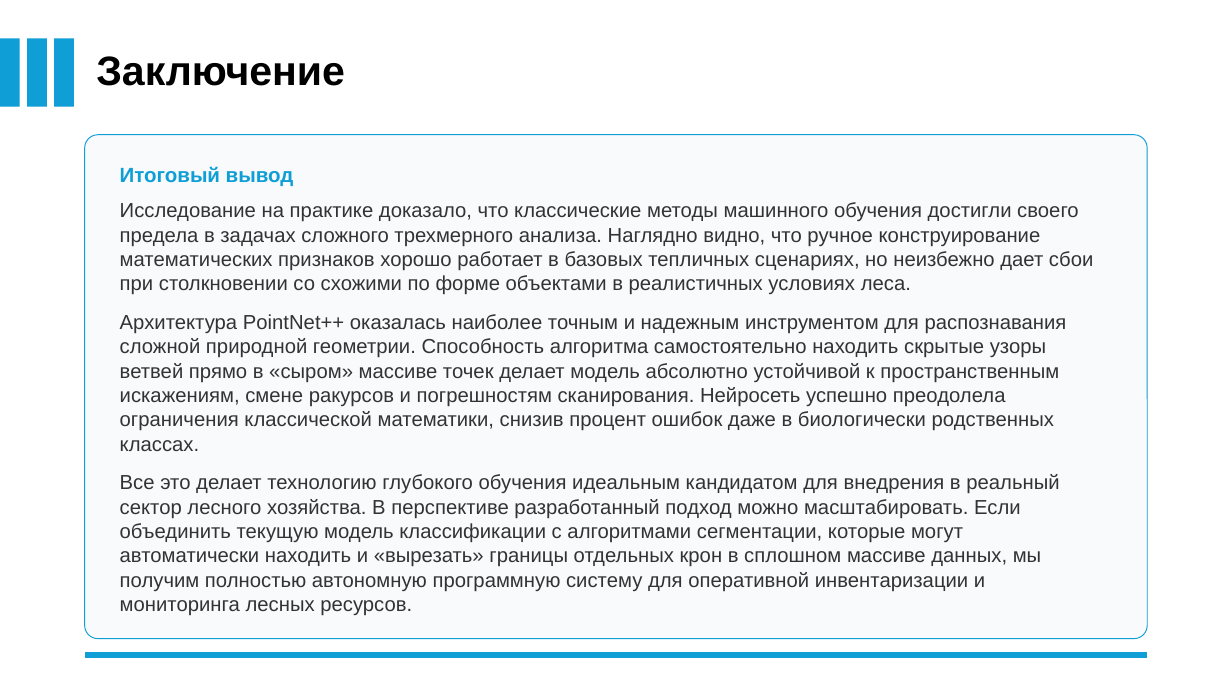
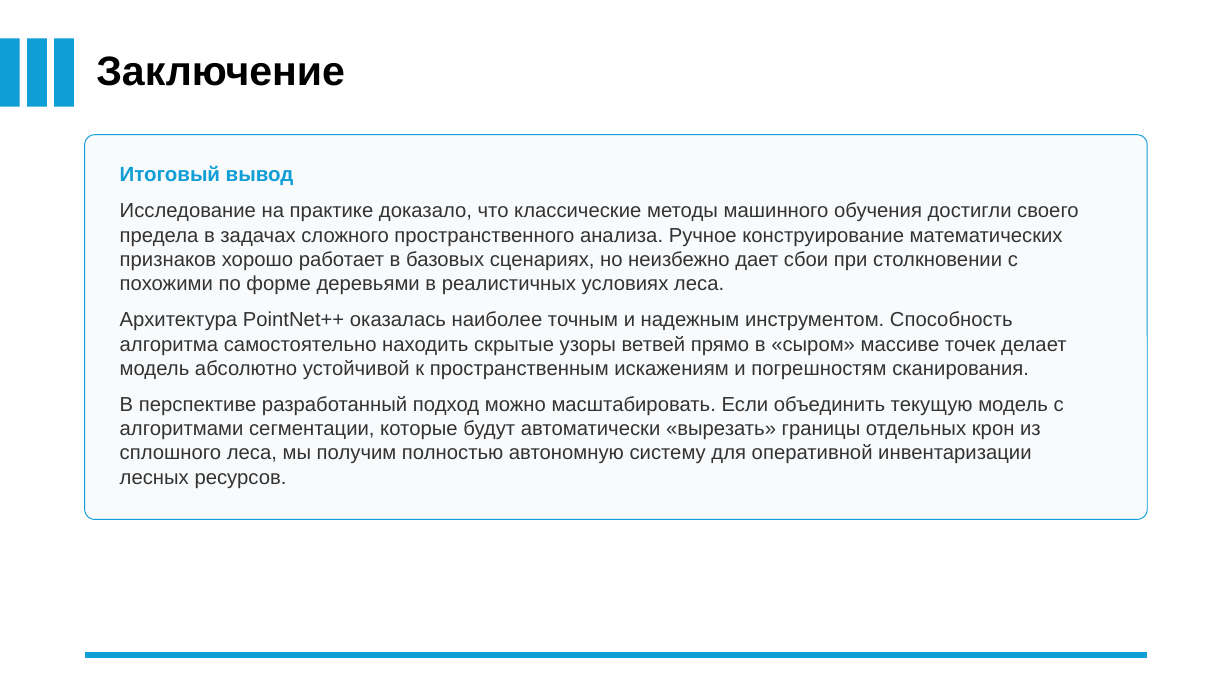
Before and after one commit to NotTheStas/COURSEPROJECT, a slide deck: slide 22 of ПрезентацияГречихинИСИвановаОГ.pptx. Drawn at 1232x693 pixels with LibreOffice and Linux fonts; fonts in the diff are those of the drawing. Boxes give left, top, right and bottom in pixels: in the first picture for what was removed or moved away, otherwise in the second. Text is boxed around its words. In the diff, an @@ line names an element or a change of style, - is before the commit and + after.

Commit message:
presentation update

```diff
--- a/ПрезентацияГречихинИСИвановаОГ.pptx
+++ b/ПрезентацияГречихинИСИвановаОГ.pptx
@@ rounded rectangle: place and size @@
-rounded rectangle at [85,135,1148,639]
+rounded rectangle at [85,135,1148,519]
@@ text at [120,202,1078,489]: text changed @@
-Исследование на практике доказало, что классические методы машинного обучения достигли своего предела в задачах сложного трехмерного анализа. Наглядно видно, что ручное конструирование математических признаков хорошо работает в базовых тепличных сценариях, но неизбежно дает сбои при столкновении со схожими по форме объектами в реалистичных условиях леса.
-Архитектура PointNet++ оказалась наиболее точным и надежным инструментом для распознавания сложной природной геометрии. Способность алгоритма самостоятельно находить скрытые узоры ветвей прямо в «сыром» массиве точек делает модель абсолютно устойчивой к пространственным искажениям, смене ракурсов и погрешностям сканирования. Нейросеть успешно преодолела ограничения классической математики, снизив процент ошибок даже в биологически родственных классах.
-Все это делает технологию глубокого обучения идеальным кандидатом для внедрения в реальный сектор лесного хозяйства. В перспективе разработанный подход можно масштабировать. Если объединить текущую модель классификации с алгоритмами сегментации, которые могут автоматически находить и «вырезать» границы отдельных крон в сплошном массиве данных, мы получим полностью автономную программную систему для оперативной инвентаризации и мониторинга лесных ресурсов.
+Исследование на практике доказало, что классические методы машинного обучения достигли своего предела в задачах сложного пространственного анализа. Ручное конструирование математических признаков хорошо работает в базовых сценариях, но неизбежно дает сбои при столкновении с похожими по форме деревьями в реалистичных условиях леса.
+Архитектура PointNet++ оказалась наиболее точным и надежным инструментом. Способность алгоритма самостоятельно находить скрытые узоры ветвей прямо в «сыром» массиве точек делает модель абсолютно устойчивой к пространственным искажениям и погрешностям сканирования.
+В перспективе разработанный подход можно масштабировать. Если объединить текущую модель с алгоритмами сегментации, которые будут автоматически «вырезать» границы отдельных крон из сплошного леса, мы получим полностью автономную систему для оперативной инвентаризации лесных ресурсов.
```
Also in this commit, not shown: 4 other slides changed, 1 slide added, 1 slide removed, 1 other file.
